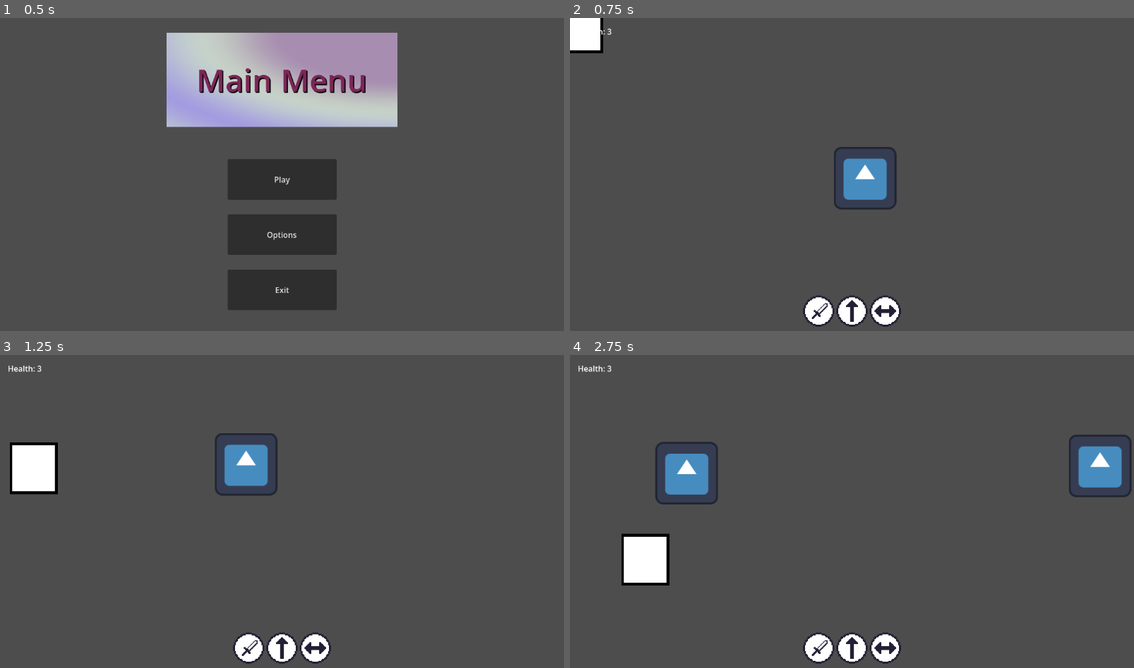
Above: before the commit, frames 1-4 (two rows, left to right).
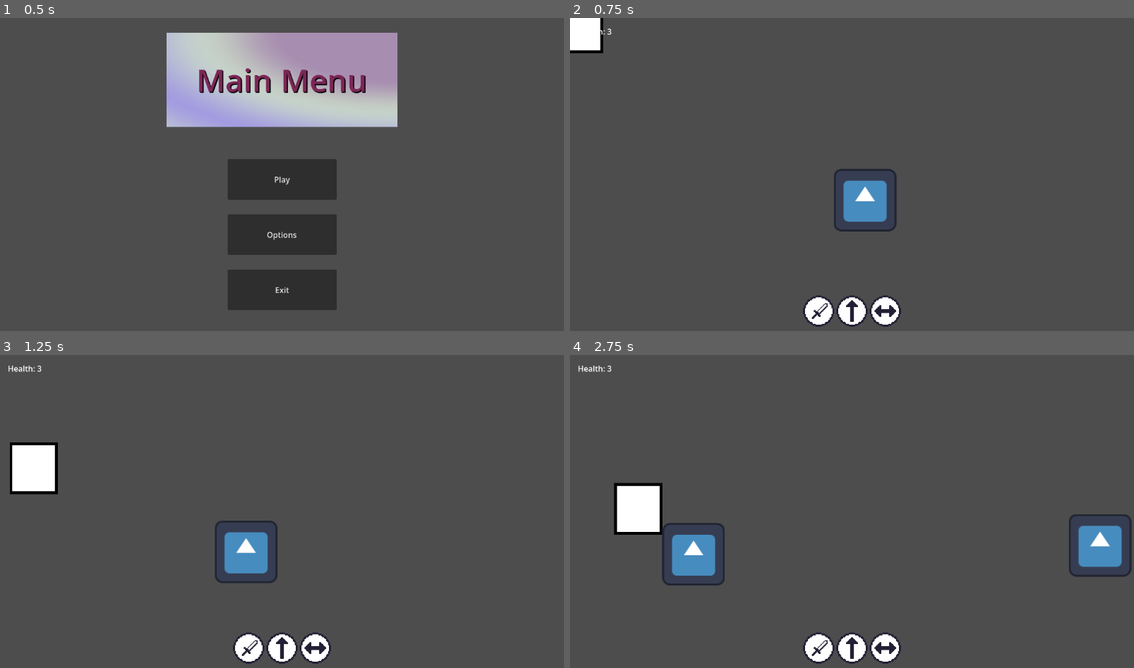
Above: after the commit, the same moments.

Repository: driftingdeluge/Spring_Game_Jam_2026
Game: Godot game, scene res://Scenes/Menu.tscn
Same seed, same stepped clock (60 frames per second), same inputs: the game is played once before the commit and once after it. The engine's default icon, where the game draws it, is replaced by a stand-in: a white triangle on a blue panel in a dark square.
Inputs:
- Up to frame 1 (0.5 s): no input
- Up to frame 2 (0.75 s): click "Play" at 0.5 s
- Up to frame 3 (1.25 s): no input
- Up to frame 4 (2.75 s): tap Space (jump) at 1.35, 1.52, 1.82, 2.27, 2.3, 2.57 s; tap F (changeMode) at 2.1 s

Frame 1 is identical in both runs. In frame 2, 1.5% of the frame differs, in the area x 46-58%, y 41-69%; in frame 3, 2.6%; in frame 4, 7.9%, in the area x 7-100%, y 25-74%.

Commit message:
added anemy conditional disabling and reversing

Diff:
--- a/Scenes/obstacle.gd
+++ b/Scenes/obstacle.gd
@@ -2,18 +2,31 @@
 
 @export var gravity := 1000
 @export var speed := 200
-@export var jump_force := -600
+@export var jump_force := -300
 
+func disable_movement():
+	var temp_speed = speed
+	speed = 0
+	await get_tree().create_timer(1.0, false, true, false).timeout
+	speed = temp_speed
 
 func _physics_process(delta):
 	velocity.x = -speed
 	# sup
 	move_and_slide()
+	for i in get_slide_collision_count():
+		var collision = get_slide_collision(i)
+		if collision:
+			var angle = collision.get_angle()
+			if collision.get_collider().is_class("CharacterBody2D"):
+				if not ((angle >= PI*.75 and angle <= PI*1.25) or (angle <= PI*.25 or angle >= PI*1.75)):
+					speed = -speed
+				elif (angle >= PI*.75 and angle <= PI*1.25) and speed != 0: #this needs to go in the player
+					disable_movement()
 
 	if not is_on_floor():
 		velocity.y += gravity * delta
-
-	if is_on_floor():
+	elif speed != 0:
 		velocity.y = jump_force
 
 	if global_position.x < -100:
